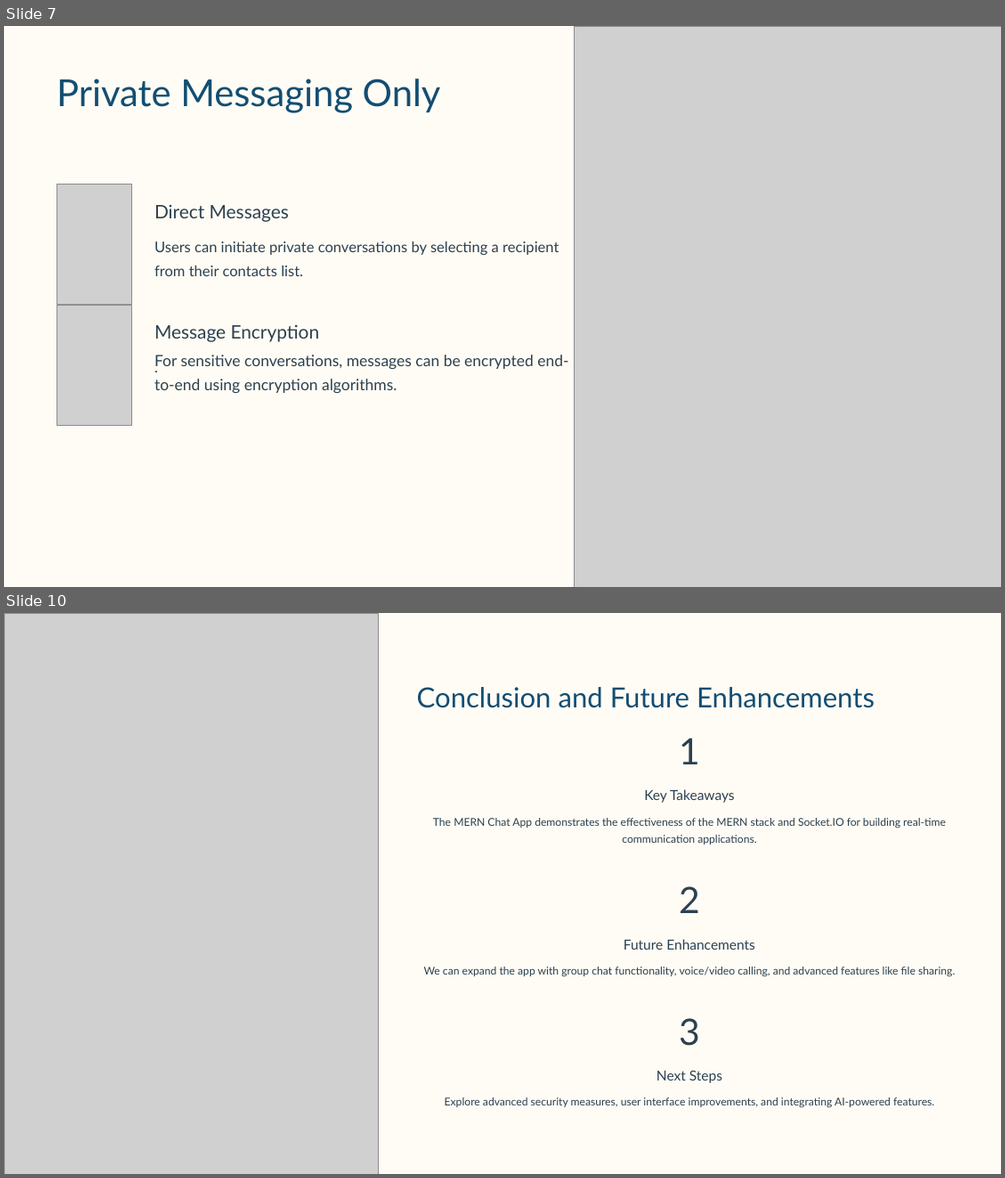
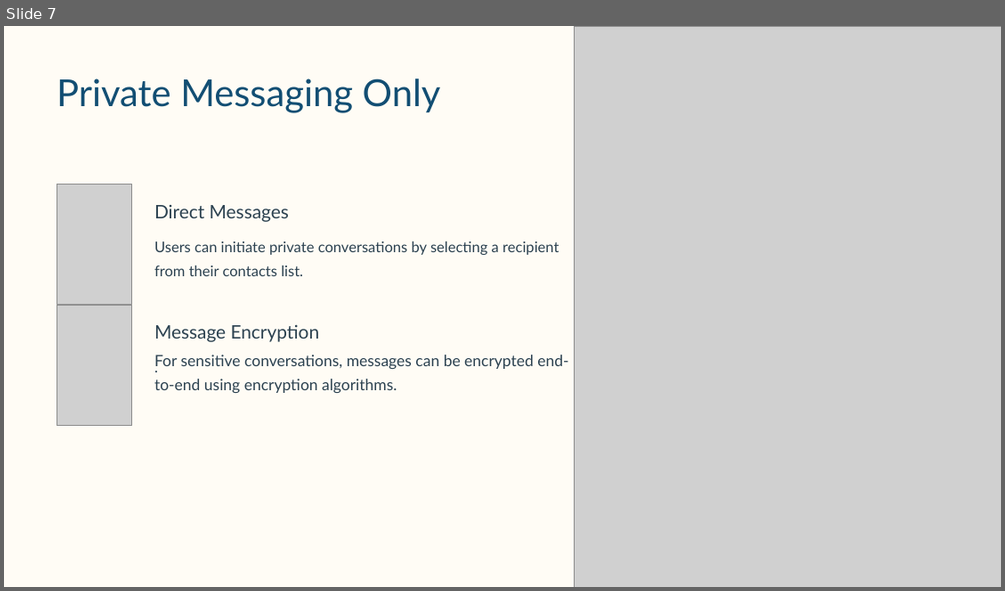
Before and after one commit to Hemant4556/ChatApp, a slide deck: HemantChatAppPresentation.pptx. Shown one above the other, each under a label of ours: slides 7 and 10 before the commit, slide 7 after it; the slides between them are not shown. The pictures are 1005x1178 and 1005x591 pixels, drawn with LibreOffice and Linux fonts; fonts in the diff are those of the drawing; grey boxes stand for pictures; background and template pictures are left out. Boxes give left, top, right and bottom in pixels: in the first picture for what was removed or moved away, otherwise in the second. Text is boxed around its words. In the diff, an @@ line names an element or a change of style, - is before the commit and + after.

```diff
--- a/HemantChatAppPresentation.pptx
+++ b/HemantChatAppPresentation.pptx
@@ slide 10 removed at bbox=[4, 613, 1001, 1174], background #FFFFFF; not listed: 1 template element that a slide beside it also shows @@
@@ picture removed at bbox=[4, 613, 378, 1174] @@
@@ text removed at bbox=[417, 687, 874, 708] @@
-Conclusion and Future Enhancements
@@ text removed at bbox=[679, 738, 700, 764] @@
-1
@@ text removed at bbox=[644, 789, 735, 803] @@
-Key Takeaways
@@ text removed at bbox=[433, 818, 946, 844] @@
-The MERN Chat App demonstrates the effectiveness of the MERN stack and Socket.IO for building real-time communication applications.
@@ text removed at bbox=[679, 886, 700, 913] @@
-2
@@ text removed at bbox=[623, 939, 755, 949] @@
-Future Enhancements
@@ text removed at bbox=[424, 966, 955, 976] @@
-We can expand the app with group chat functionality, voice/video calling, and advanced features like file sharing.
@@ text removed at bbox=[679, 1018, 700, 1046] @@
-3
@@ text removed at bbox=[656, 1070, 722, 1083] @@
-Next Steps
@@ text removed at bbox=[445, 1097, 934, 1107] @@
-Explore advanced security measures, user interface improvements, and integrating AI-powered features.
```
Also in this commit, not shown: 3 slides changed, 2 other slides removed, 1 other file.
